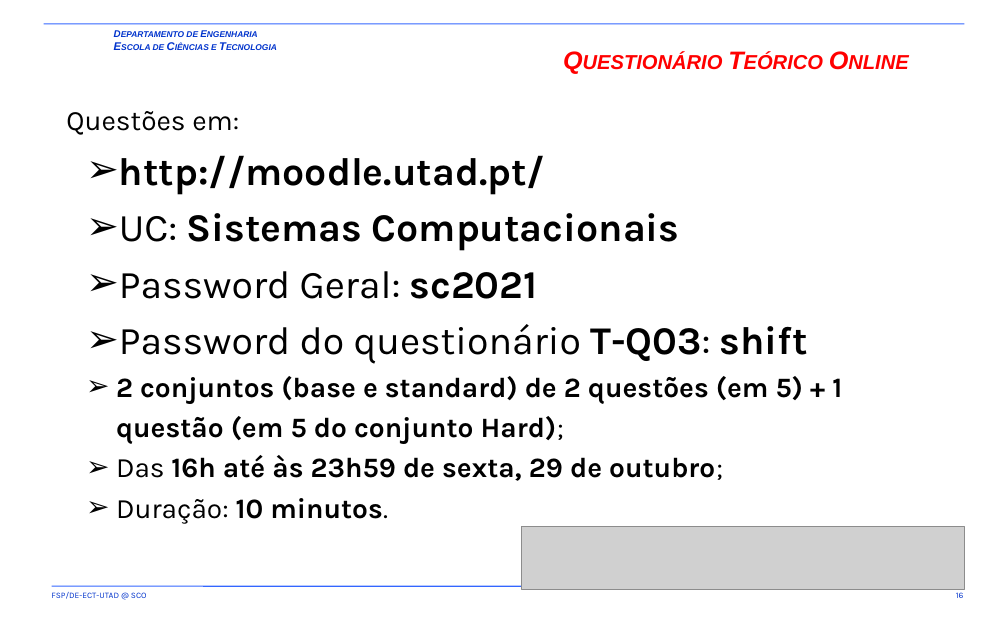
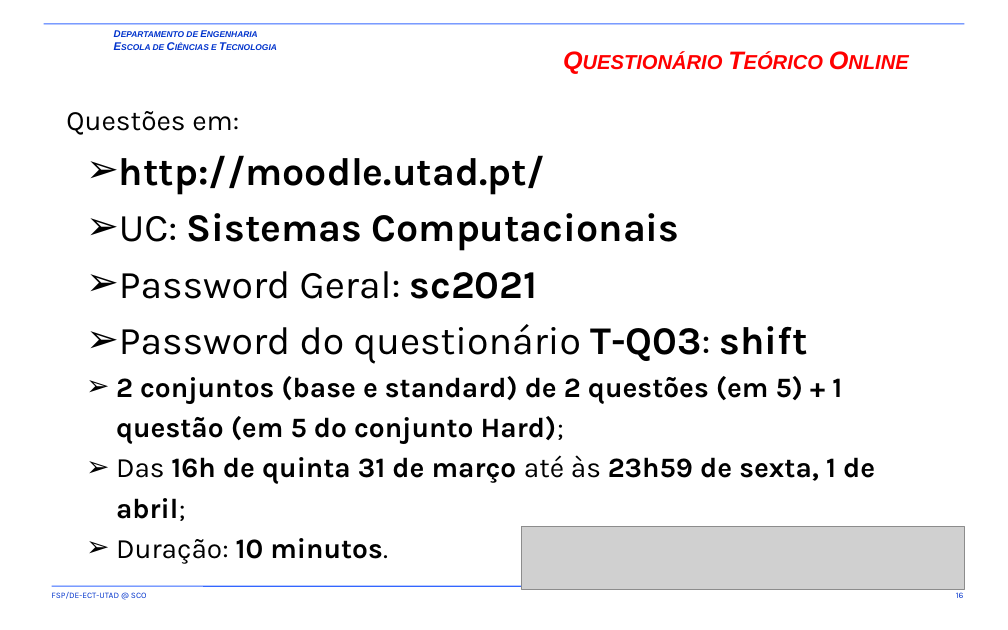
Before and after one commit to fsp864/UTAD-SCO, a slide deck: slide 16 of aulas/t/old/SCO-T1-A05-A06.pptx. Drawn at 1008x630 pixels with LibreOffice and Linux fonts; fonts in the diff are those of the drawing; grey boxes stand for pictures; background and template pictures are left out. Boxes give left, top, right and bottom in pixels: in the first picture for what was removed or moved away, otherwise in the second. Text is boxed around its words. In the diff, an @@ line names an element or a change of style, - is before the commit and + after.

```diff
--- a/aulas/t/old/SCO-T1-A05-A06.pptx
+++ b/aulas/t/old/SCO-T1-A05-A06.pptx
@@ text at [116,455,875,521]: text changed @@
-  ➢ Das 16h até às 23h59 de sexta, 29 de outubro;
+  ➢ Das 16h de quinta 31 de março até às 23h59 de sexta, 1 de abril;
```
Also in this commit, not shown: 7 other slides changed.
